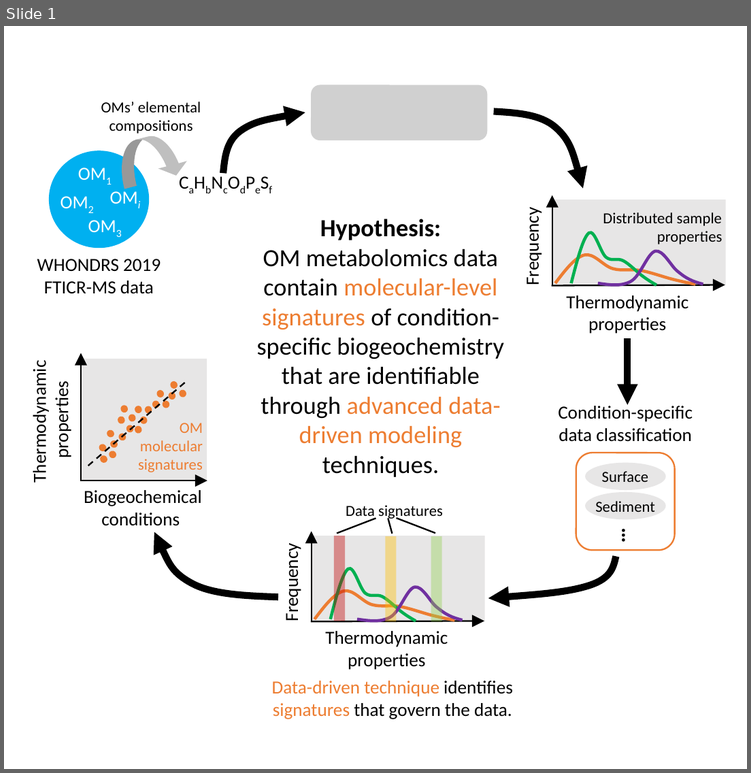
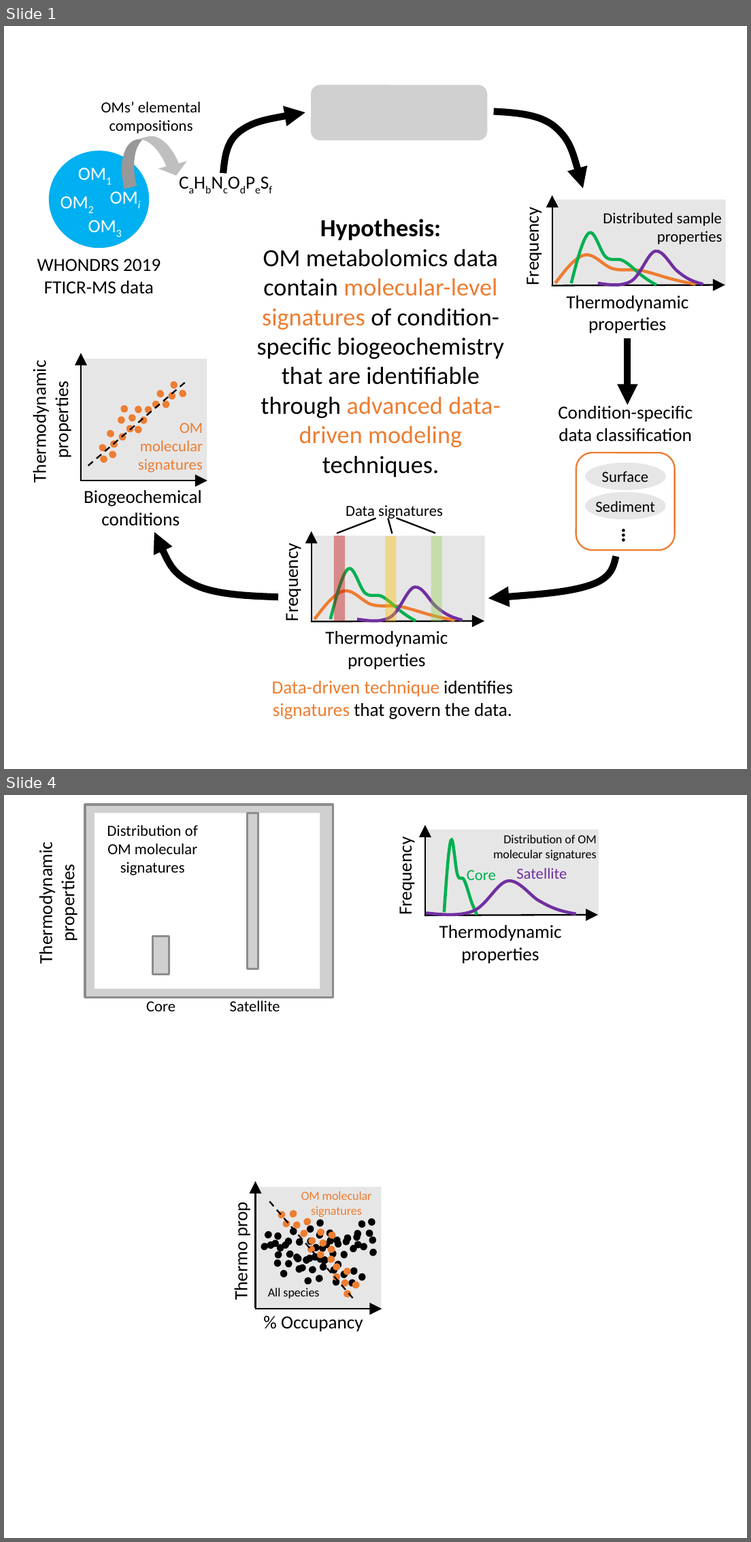
Before and after one commit to WHONDRS-Crowdsourced-Manuscript-Effort/Topic6, a slide deck: Manuscript/HypothesisFigure/Hypothesis figure.pptx. Shown one above the other, each under a label of ours: slide 1 before the commit, slides 1 and 4 after it; the slides between them are not shown. The pictures are 751x773 and 751x1542 pixels, drawn with LibreOffice and Linux fonts; fonts in the diff are those of the drawing; grey boxes stand for pictures. Boxes give left, top, right and bottom in pixels: in the first picture for what was removed or moved away, otherwise in the second. Text is boxed around its words. In the diff, an @@ line names an element or a change of style, - is before the commit and + after.

```diff
--- a/Manuscript/HypothesisFigure/Hypothesis figure.pptx
+++ b/Manuscript/HypothesisFigure/Hypothesis figure.pptx
@@ slide 4 added at (4,795,747,1538), background #FFFFFF @@
@@ group added at (377,795,620,968): 3 rounded rectangles, 2 arrows, 2 freeform shapes, 2 texts, 1 rectangle @@
+Thermodynamic properties
+Frequency
+Core
+Satellite
+Distribution of OM molecular signatures
@@ group added at (29,804,332,1015): 3 pictures, 3 rounded rectangles, 1 rectangle, 1 text @@
+Thermodynamic properties
+Distribution of OM molecular signatures
+Core
+Satellite
@@ group added at (213,1162,381,1342): 80 ellipses, 2 arrows, 2 texts, 2 rounded rectangles, 1 rectangle, 1 line @@
+% Occupancy
+Thermo prop
+OM molecular signatures
+All species
```
Also in this commit, not shown: 1 other slide added.
